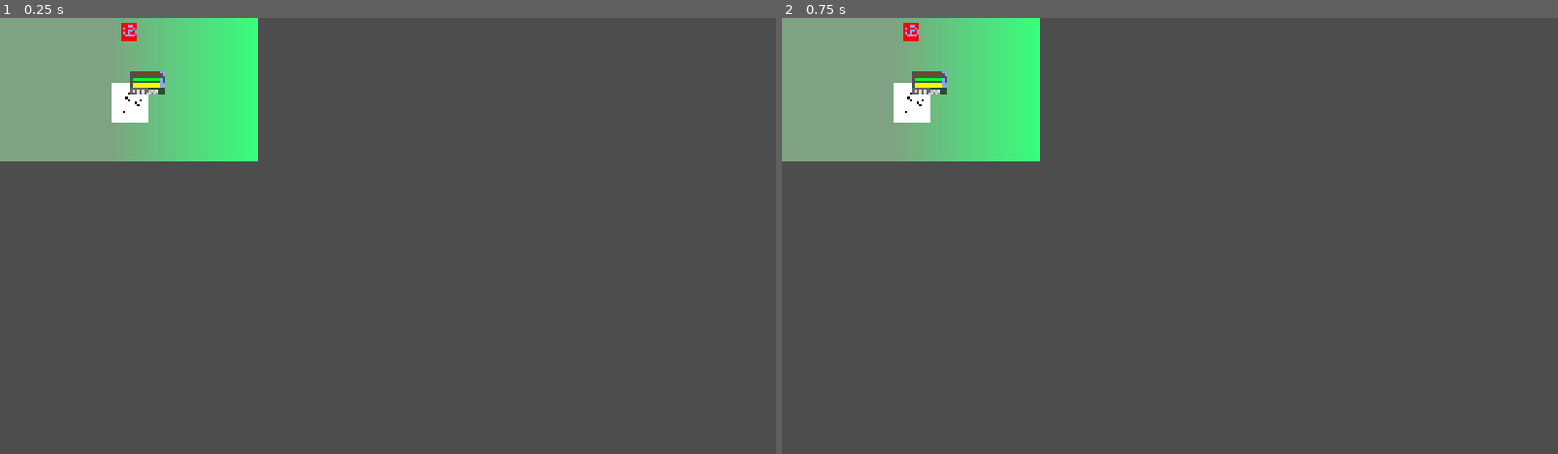
Above: before the commit, frames 1-2 (left to right).
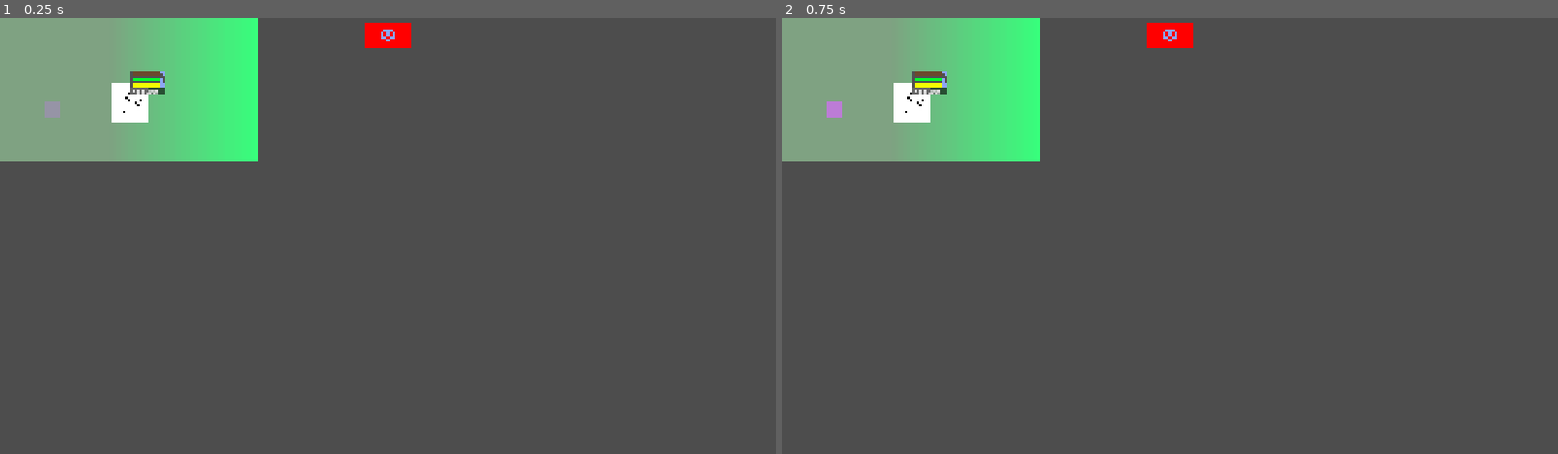
Above: after the commit, the same moments.

Repository: BatmenzDW/Watching-Us
Game: Godot game, scene res://Scenes/Level.tscn
Same seed, same stepped clock (60 frames per second), same inputs: the game is played once before the commit and once after it. The project has no main scene, so this scene is started directly.
Inputs (mouse positions are in pixels of both pictures, inside the frame that each line leads up to):
- Up to frame 1 (0.25 s): no input
- Up to frame 2 (0.75 s): tap Enter at 0.5 s; move the mouse to (828, 100) at 0.52 s; press the mouse at (828, 100) at 0.53 s

The runs differ from the first frame. In frame 1, 0.5% of the frame differs, in the area x 5-53%, y 1-23%; in frame 2, 0.5%.
Error in both runs: Invalid access to property or key 'paranoia' on a base object of type 'Nil'. (res://UI/paranoia_bar.gd:34)

Commit message:
Location

Diff:
--- a/Objects/Characters/Player.tscn
+++ b/Objects/Characters/Player.tscn
@@ -17,6 +17,7 @@
 metadata/_custom_type_script = "uid://b33acafdle66b"
 
 [node name="Sprite2D" type="Sprite2D" parent="."]
+z_index = 1
 texture = ExtResource("1_t8hoq")
 
 [node name="ParentCollider" type="CollisionShape2D" parent="."]
@@ -30,6 +31,7 @@
 shape = SubResource("CapsuleShape2D_oo13o")
 
 [node name="ChildUI" parent="." instance=ExtResource("3_ddc0b")]
+z_index = 2
 offset_left = 1.0
 offset_top = -311.0
 offset_right = 343.0
--- a/Objects/Characters/player.gd
+++ b/Objects/Characters/player.gd
@@ -58,6 +58,13 @@
 	happiness += stats.happiness
 	paranoia += stats.paranoia
 
+	# put overfill reaction here
+
+	hunger = clampf(hunger, 0.0, 1.0)
+	fun = clampf(fun, 0.0, 1.0)
+	happiness = clampf(happiness, 0.0, 1.0)
+	paranoia = clampf(paranoia, 0.0, 1.0)
+
 	_update_stats()
 
 func _check_thresholds():
--- a/Objects/Interactable.tscn
+++ b/Objects/Interactable.tscn
@@ -1,13 +1,28 @@
 [gd_scene load_steps=3 format=3 uid="uid://w5wknmm2d2dw"]
 
 [ext_resource type="Script" uid="uid://b4j3em1jewc02" path="res://Objects/interactable.gd" id="1_3hkng"]
-[ext_resource type="Texture2D" uid="uid://i1axc4iwx5u1" path="res://Assets/Building_Placeholder.png" id="2_x5oli"]
+
+[sub_resource type="RectangleShape2D" id="RectangleShape2D_3hkng"]
+size = Vector2(40, 40)
 
 [node name="Interactable" type="Area2D"]
 script = ExtResource("1_3hkng")
+nonhighlight_color = Color(0.82082915, 0.44371325, 1, 0.28235295)
+highlight_color = Color(0.85204417, 0.41556004, 1, 0.6745098)
+metadata/_custom_type_script = "uid://b4j3em1jewc02"
 
-[node name="Sprite2D" type="Sprite2D" parent="."]
-visible = false
-texture = ExtResource("2_x5oli")
+[node name="Highlight" type="ColorRect" parent="."]
+z_index = 2
+offset_right = 40.0
+offset_bottom = 40.0
+size_flags_horizontal = 3
+size_flags_vertical = 3
+mouse_filter = 2
+color = Color(0.96, 0, 0.94399977, 1)
+
+[node name="CollisionShape2D" type="CollisionShape2D" parent="."]
+shape = SubResource("RectangleShape2D_3hkng")
 
 [connection signal="input_event" from="." to="." method="_on_input_event"]
+[connection signal="mouse_entered" from="." to="." method="_on_mouse_entered"]
+[connection signal="mouse_exited" from="." to="." method="_on_mouse_exited"]
--- a/Objects/interactable.gd
+++ b/Objects/interactable.gd
@@ -2,17 +2,25 @@
 
 class_name Interactable
 
-@export var from_background : bool = false
-
+@onready var collision: CollisionShape2D = $CollisionShape2D
+@onready var highlight: ColorRect = $Highlight
 @export var stats : Stats
 
-@onready var sprite: Sprite2D = $Sprite2D
+@export var nonhighlight_color : Color
+@export var highlight_color : Color
+
+var temp_shape : Shape2D
 
 var _has_used : bool = false
 
 func _ready() -> void:
-	if not from_background:
-		sprite.visible = true
+	if temp_shape:
+		collision.shape = temp_shape
+		highlight.size = (temp_shape as RectangleShape2D).size
+		highlight.position.x -= highlight.size.x / 2.0
+		highlight.position.y -= highlight.size.y / 2.0
+
+	highlight.color = nonhighlight_color
 
 func _on_input_event(_viewport: Node, event: InputEvent, _shape_idx: int) -> void:
 	if event.is_action_pressed("left_click") and not _has_used:
@@ -21,3 +29,21 @@
 
 func _apply_values() -> void:
 	SignalBus.apply_stats.emit(stats)
+
+func set_collision_shape(shape : Shape2D) -> void:
+	if collision:
+		collision.shape = shape
+		highlight.size = (shape as RectangleShape2D).size
+
+		highlight.position.x -= highlight.size.x / 2.0
+		highlight.position.y -= highlight.size.y / 2.0
+	else:
+		temp_shape = shape
+
+func _on_mouse_entered() -> void:
+	highlight.color = highlight_color
+	print("enter")
+
+func _on_mouse_exited() -> void:
+	highlight.color = nonhighlight_color
+	print("exit")
--- /dev/null
+++ b/Resources/Location_Data.gd
@@ -0,0 +1,6 @@
+extends Resource
+
+class_name Location_Data
+
+@export var location : PackedScene
+@export var icons : Array[CompressedTexture2D]
--- /dev/null
+++ b/Resources/Location_Index.gd
@@ -0,0 +1,5 @@
+extends Resource
+
+class_name Location_Index
+
+@export var location_lookup : Dictionary[String, Location_Data] = {}
--- /dev/null
+++ b/Resources/interactable_data.gd
@@ -0,0 +1,18 @@
+extends Resource
+
+class_name Interactable_Data
+
+const INTERACTABLE = preload("uid://w5wknmm2d2dw")
+
+@export var is_background : bool = false
+
+@export var odds : float = 0.0
+@export var shape : RectangleShape2D
+@export var position : Vector2
+@export var stats : Stats
+@export var texture : CompressedTexture2D
+@export var texture_position : Vector2
+@export var texture_scale : Vector2
+
+@export var nonhighlight_color : Color
+@export var highlight_color : Color
--- /dev/null
+++ b/Resources/location_index.tres
@@ -0,0 +1,19 @@
+[gd_resource type="Resource" script_class="Location_Index" load_steps=6 format=3 uid="uid://btpkadm7mskr"]
+
+[ext_resource type="Script" uid="uid://co2njudqsbxqw" path="res://Resources/Location_Index.gd" id="1_fmtwi"]
+[ext_resource type="Script" uid="uid://cw4x4txcmedtn" path="res://Resources/Location_Data.gd" id="1_qqq2j"]
+[ext_resource type="Texture2D" uid="uid://bc5ejm3n8hd17" path="res://Assets/Icons/icon_meat.png" id="2_40yeg"]
+[ext_resource type="PackedScene" uid="uid://ba77hdstaid3" path="res://Scenes/Locations/Location.tscn" id="3_cm1qr"]
+
+[sub_resource type="Resource" id="Resource_6v6ut"]
+script = ExtResource("1_qqq2j")
+location = ExtResource("3_cm1qr")
+icons = Array[CompressedTexture2D]([ExtResource("2_40yeg")])
+metadata/_custom_type_script = "uid://cw4x4txcmedtn"
+
+[resource]
+script = ExtResource("1_fmtwi")
+location_lookup = Dictionary[String, ExtResource("1_qqq2j")]({
+"ice_cream_truck": SubResource("Resource_6v6ut")
+})
+metadata/_custom_type_script = "uid://co2njudqsbxqw"
--- a/Scenes/Location.tscn
+++ /dev/null
@@ -1,14 +0,0 @@
-[gd_scene load_steps=3 format=3 uid="uid://ba77hdstaid3"]
-
-[ext_resource type="Texture2D" uid="uid://cijvu5nbgw7cx" path="res://Assets/Locations/IceCream_Truck.jpg" id="1_33imm"]
-[ext_resource type="PackedScene" uid="uid://w5wknmm2d2dw" path="res://Objects/Interactable.tscn" id="2_eyxth"]
-
-[node name="Location" type="Node2D"]
-
-[node name="Background" type="Sprite2D" parent="."]
-position = Vector2(1030, 539)
-scale = Vector2(0.61, 0.61)
-texture = ExtResource("1_33imm")
-
-[node name="Interactable" parent="." instance=ExtResource("2_eyxth")]
-position = Vector2(684, 632)
--- /dev/null
+++ b/Scenes/Locations/IceCreamTruck.tres
@@ -0,0 +1,28 @@
+[gd_resource type="Resource" script_class="Interactable_Data" load_steps=6 format=3 uid="uid://djumdmp2hu7ae"]
+
+[ext_resource type="Script" uid="uid://cn81403dij3yf" path="res://Resources/interactable_data.gd" id="1_8wb5a"]
+[ext_resource type="Script" uid="uid://cbpqxd0g56685" path="res://Objects/Stats.gd" id="2_7k7w0"]
+[ext_resource type="Texture2D" uid="uid://cijvu5nbgw7cx" path="res://Assets/Locations/IceCream_Truck.jpg" id="2_t5mse"]
+
+[sub_resource type="RectangleShape2D" id="RectangleShape2D_8wb5a"]
+size = Vector2(987, 582)
+
+[sub_resource type="Resource" id="Resource_nbfgi"]
+script = ExtResource("2_7k7w0")
+hunger = 1.0
+paranoia = 0.1
+metadata/_custom_type_script = "uid://cbpqxd0g56685"
+
+[resource]
+script = ExtResource("1_8wb5a")
+is_background = true
+odds = 1.0
+shape = SubResource("RectangleShape2D_8wb5a")
+position = Vector2(579, 645)
+stats = SubResource("Resource_nbfgi")
+texture = ExtResource("2_t5mse")
+texture_position = Vector2(1030, 539)
+texture_scale = Vector2(0.61, 0.61)
+nonhighlight_color = Color(0, 0.7607843, 0.41960785, 0.28235295)
+highlight_color = Color(0, 0.76, 0.41800013, 0.7058824)
+metadata/_custom_type_script = "uid://cn81403dij3yf"
--- /dev/null
+++ b/Scenes/Locations/Location.tscn
@@ -0,0 +1,29 @@
+[gd_scene load_steps=8 format=3 uid="uid://ba77hdstaid3"]
+
+[ext_resource type="PackedScene" uid="uid://b73o7gyasv71e" path="res://UI/ParanoiaBar.tscn" id="1_cxnxa"]
+[ext_resource type="Script" uid="uid://cgt043qnx762a" path="res://Scenes/Locations/location.gd" id="1_ntbma"]
+[ext_resource type="PackedScene" uid="uid://v7eeb3wbfggi" path="res://Objects/Characters/Player.tscn" id="2_ntbma"]
+[ext_resource type="Texture2D" uid="uid://cijvu5nbgw7cx" path="res://Assets/Locations/IceCream_Truck.jpg" id="3_8rch5"]
+[ext_resource type="Script" uid="uid://cn81403dij3yf" path="res://Resources/interactable_data.gd" id="3_43jrr"]
+[ext_resource type="PackedScene" uid="uid://w5wknmm2d2dw" path="res://Objects/Interactable.tscn" id="4_43jrr"]
+[ext_resource type="Resource" uid="uid://djumdmp2hu7ae" path="res://Scenes/Locations/IceCreamTruck.tres" id="4_atdhf"]
+
+[node name="Location" type="Node2D"]
+script = ExtResource("1_ntbma")
+interactables = Array[ExtResource("3_43jrr")]([ExtResource("4_atdhf")])
+
+[node name="ParanoiaBar" parent="." instance=ExtResource("1_cxnxa")]
+
+[node name="Player" parent="." instance=ExtResource("2_ntbma")]
+position = Vector2(1390, 820)
+
+[node name="Background" type="Sprite2D" parent="."]
+position = Vector2(1030, 539)
+scale = Vector2(0.61, 0.61)
+texture = ExtResource("3_8rch5")
+
+[node name="Interactable" parent="." instance=ExtResource("4_43jrr")]
+visible = false
+position = Vector2(622, 625)
+nonhighlight_color = Color(0.8226249, 0.44218683, 1, 0.28235295)
+highlight_color = Color(0.8442533, 0.4229267, 1, 0.6745098)
--- /dev/null
+++ b/Scenes/Locations/location.gd
@@ -0,0 +1,47 @@
+extends Node2D
+
+class_name Location
+
+@export var interactables : Array[Interactable_Data]
+
+@onready var background: Sprite2D = $Background
+
+func _ready() -> void:
+	for data in interactables:
+		load_data(data)
+
+func load_data(data : Interactable_Data):
+	var interactable : Interactable
+	var sprite : Sprite2D
+
+	if not data.is_background and data.odds < 1.0:
+		if randf() > data.odds: # random chance to spawn
+			return
+
+	if !background and data.is_background:
+		background = Sprite2D.new()
+		background.name = "Background"
+		add_child(background)
+
+	interactable = data.INTERACTABLE.instantiate()
+	add_child(interactable)
+	interactable.set_collision_shape(data.shape)
+	interactable.position = data.position
+	interactable.stats = data.stats
+
+	interactable.highlight_color = data.highlight_color
+	interactable.nonhighlight_color = data.nonhighlight_color
+	interactable.highlight.color = data.nonhighlight_color
+
+	if not data.is_background:
+		sprite = Sprite2D.new()
+		interactable.add_child(sprite)
+
+	if data.is_background:
+		background.texture = data.texture
+		background.position = data.texture_position
+		background.scale = data.texture_scale
+	else:
+		sprite.texture = data.texture
+		sprite.position = data.texture_position
+		sprite.scale = data.texture_scale
--- a/UI/ParanoiaBar.tscn
+++ b/UI/ParanoiaBar.tscn
@@ -5,14 +5,14 @@
 
 [node name="ParanoiaBar" type="CanvasLayer"]
 script = ExtResource("1_jpbju")
-max_size = 300
+max_size = 900
 
 [node name="MarginContainer" type="MarginContainer" parent="."]
-offset_right = 640.0
-offset_bottom = 66.0
-theme_override_constants/margin_left = 300
+offset_right = 1920.0
+offset_bottom = 84.0
+theme_override_constants/margin_left = 900
 theme_override_constants/margin_top = 10
-theme_override_constants/margin_right = 300
+theme_override_constants/margin_right = 900
 theme_override_constants/margin_bottom = 10
 
 [node name="ColorRect" type="ColorRect" parent="MarginContainer"]
@@ -20,6 +20,6 @@
 color = Color(1, 0, 0, 1)
 
 [node name="Sprite2D" type="Sprite2D" parent="."]
-position = Vector2(319.99997, 33)
+position = Vector2(959.99994, 42)
 scale = Vector2(2.1249979, 1.9999999)
 texture = ExtResource("2_g2t2x")
Not shown, added: Resources/Location_Data.gd.uid
Not shown, added: Resources/Location_Index.gd.uid
Not shown, added: Resources/interactable_data.gd.uid
Not shown, added: Scenes/Locations/location.gd.uid
